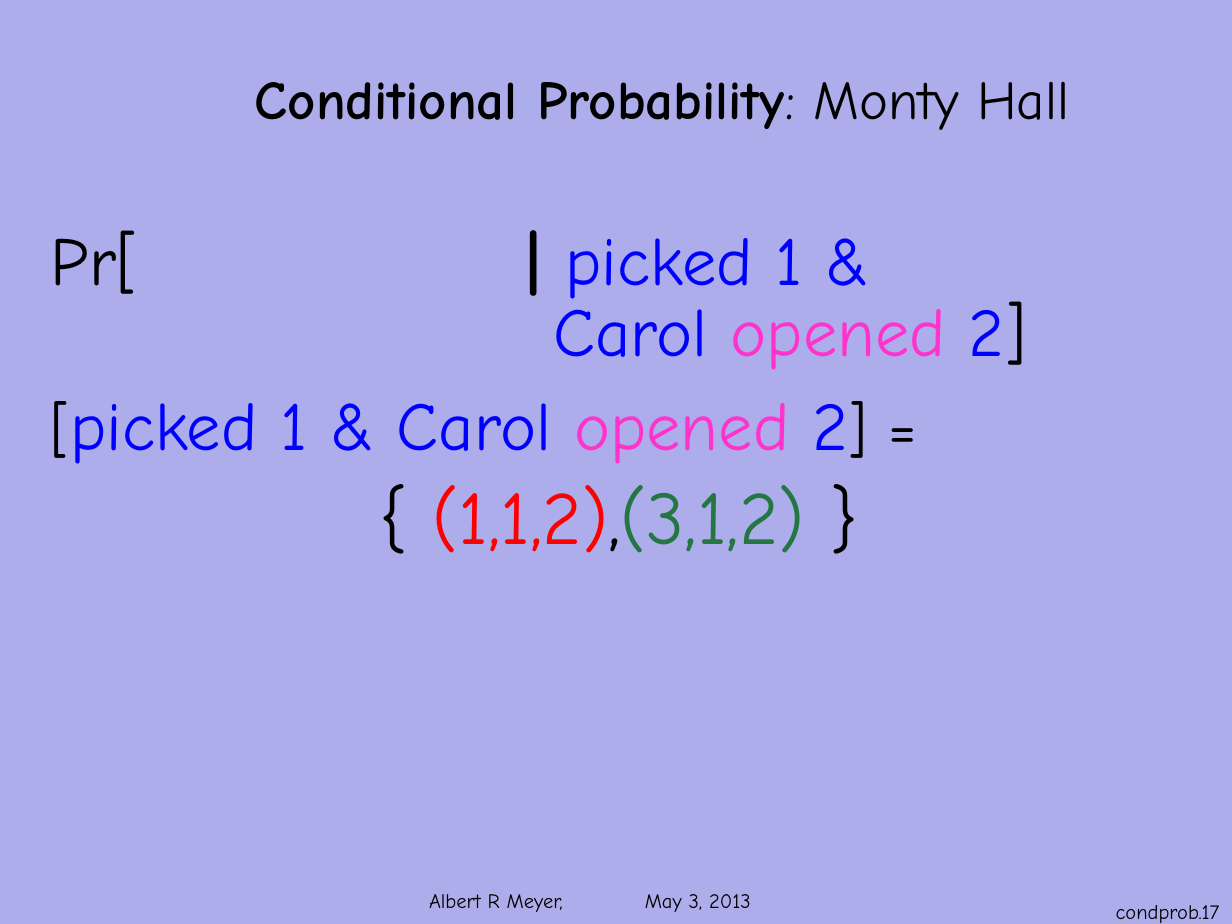
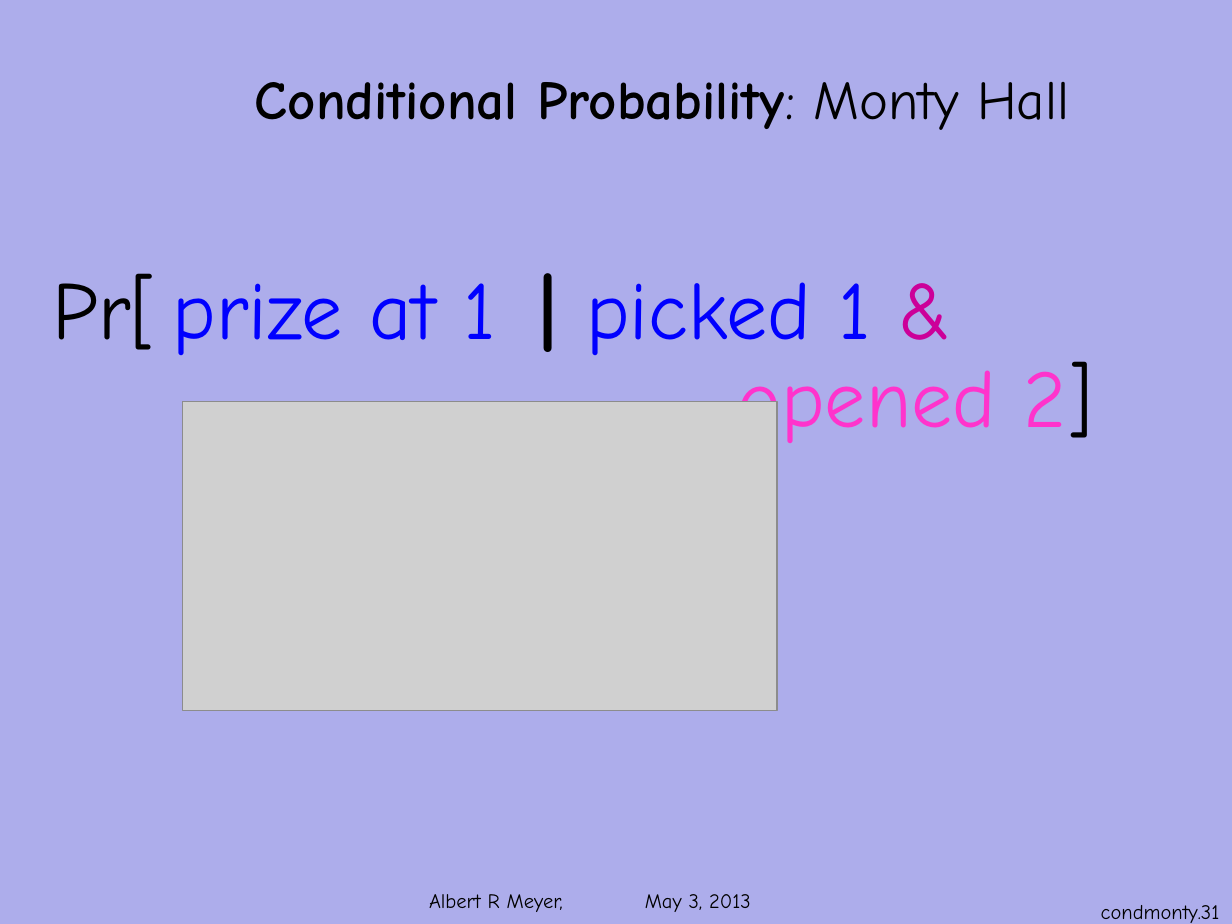
Before and after one commit to armeyer/mcs_web, a slide deck: slide 31 of spring13/slides13/conditional-monty.pptx (slide 17 before the commit). Drawn at 1232x924 pixels with LibreOffice and Linux fonts; fonts in the diff are those of the drawing; grey boxes stand for pictures; background and template pictures are left out. Boxes give left, top, right and bottom in pixels: in the first picture for what was removed or moved away, otherwise in the second. Text is boxed around its words. In the diff, an @@ line names an element or a change of style, - is before the commit and + after.

Commit message:
add cp14m, edit prob-conditional conditional-monty.pptx

```diff
--- a/spring13/slides13/conditional-monty.pptx
+++ b/spring13/slides13/conditional-monty.pptx
@@ text at (x1=52, y1=273, x2=1093, y2=453): text changed; size 40 to 48 pt @@
-Pr[ | picked 1 &
-Carol opened 2]
-[picked 1 & Carol opened 2] =
-{ (1,1,2),(3,1,2) }
+Pr[ prize at 1 | picked 1 &
+opened 2]
@@ picture added at (x1=182, y1=402, x2=777, y2=711) @@
@@ page number at (x1=1101, y1=905, x2=1220, y2=923): text changed @@
-condprob.17
+condmonty.31
```
Also in this commit, not shown: 15 other slides changed, 18 slides added, 1 slide removed, 2 other files.
